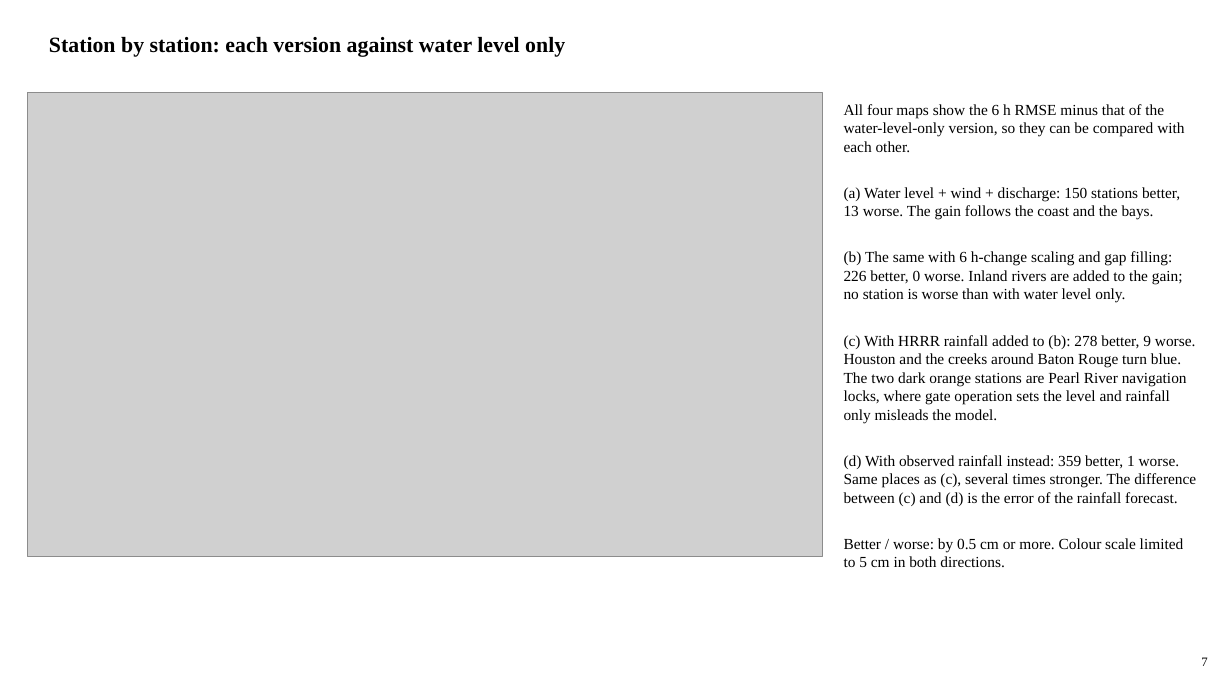
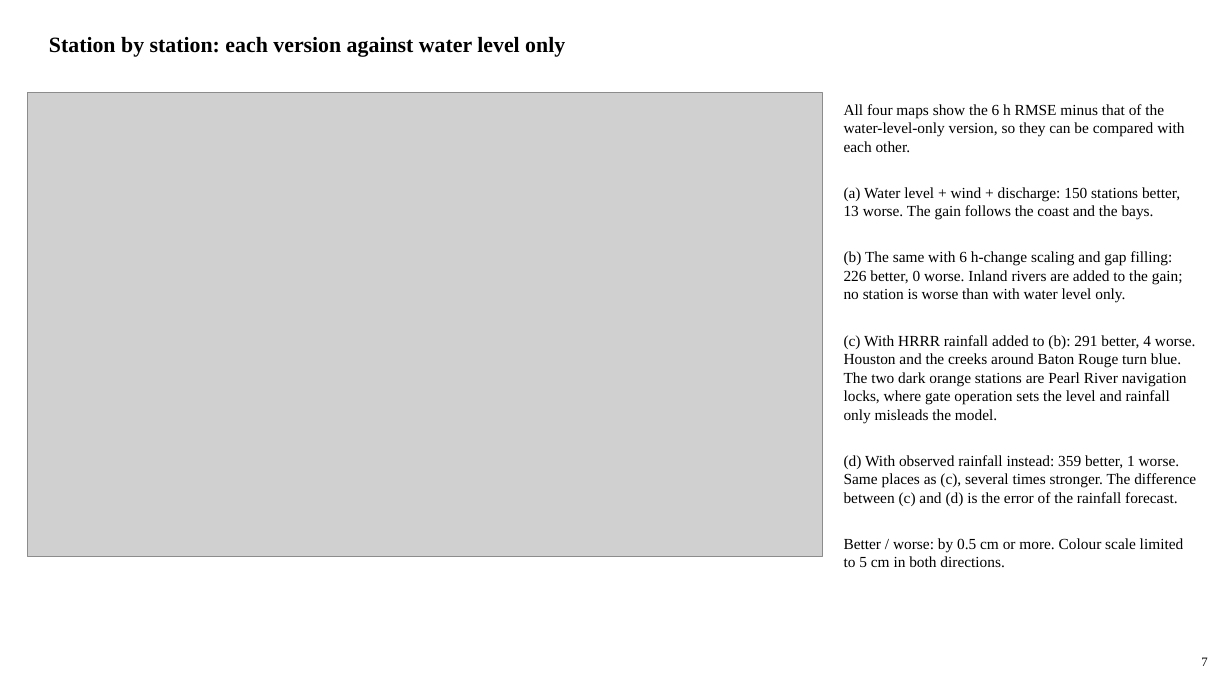
Before and after one commit to LaurenW1997/subdomainLSTM, a slide deck: slide 7 of deliverables/17_versions/version_comparison.pptx. Drawn at 1232x693 pixels with LibreOffice and Linux fonts; fonts in the diff are those of the drawing; grey boxes stand for pictures. Boxes give left, top, right and bottom in pixels: in the first picture for what was removed or moved away, otherwise in the second. Text is boxed around its words. In the diff, an @@ line names an element or a change of style, - is before the commit and + after.

```diff
--- a/deliverables/17_versions/version_comparison.pptx
+++ b/deliverables/17_versions/version_comparison.pptx
@@ text at (x1=844, y1=335, x2=1196, y2=423): text changed @@
-(c) With HRRR rainfall added to (b): 278 better, 9 worse. Houston and the creeks around Baton Rouge turn blue. The two dark orange stations are Pearl River navigation locks, where gate operation sets the level and rainfall only misleads the model.
+(c) With HRRR rainfall added to (b): 291 better, 4 worse. Houston and the creeks around Baton Rouge turn blue. The two dark orange stations are Pearl River navigation locks, where gate operation sets the level and rainfall only misleads the model.
```
Also in this commit, not shown: 24 other slides changed, 52 other files.
